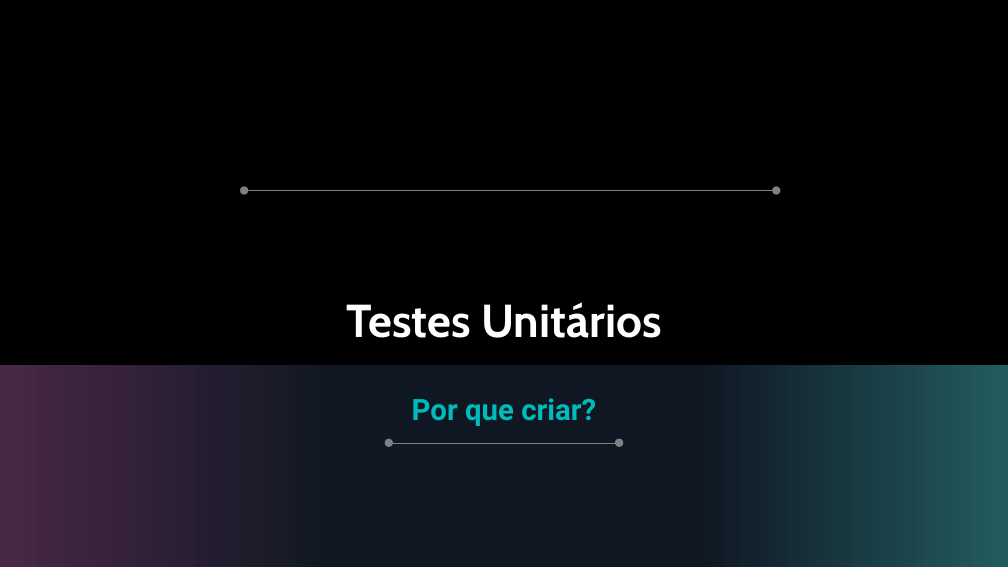
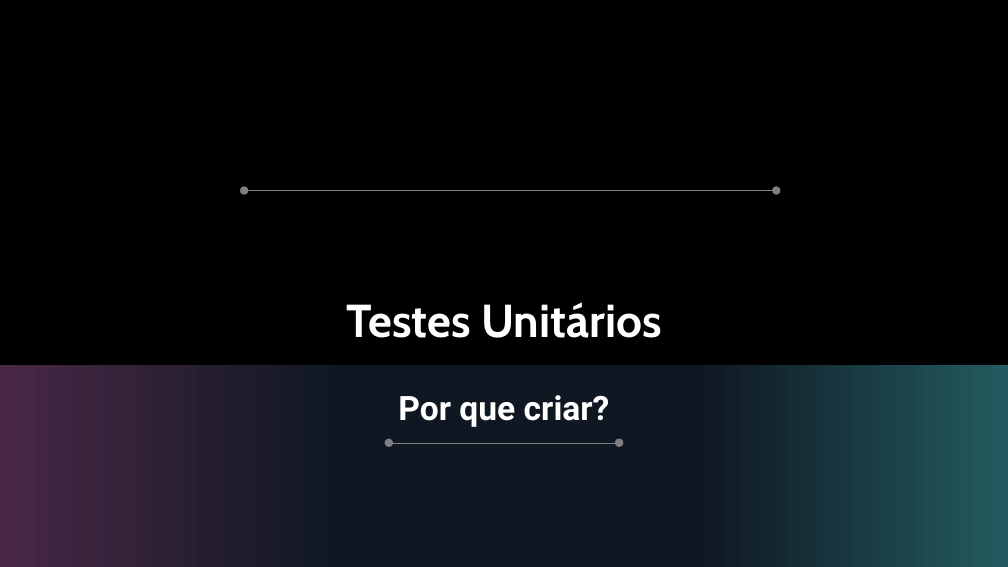
Before and after one commit to gelsongilmar/palestras, a slide deck: slide 1 of Teste Unitário/Porque criar testes unitários.pptx. Drawn at 1008x567 pixels with LibreOffice and Linux fonts; fonts in the diff are those of the drawing; background and template pictures are left out. Boxes give left, top, right and bottom in pixels: in the first picture for what was removed or moved away, otherwise in the second. Text is boxed around its words. In the diff, an @@ line names an element or a change of style, - is before the commit and + after.

```diff
--- a/Teste Unitário/Porque criar testes unitários.pptx
+++ b/Teste Unitário/Porque criar testes unitários.pptx
@@ subtitle "Por que criar?" at [398, 395, 610, 427]: size 28 to 32 pt, text colour #00BBBB to #FFFFFF; line spacing 1 to 0.9 @@
```
Also in this commit, not shown: 6 other slides changed.
